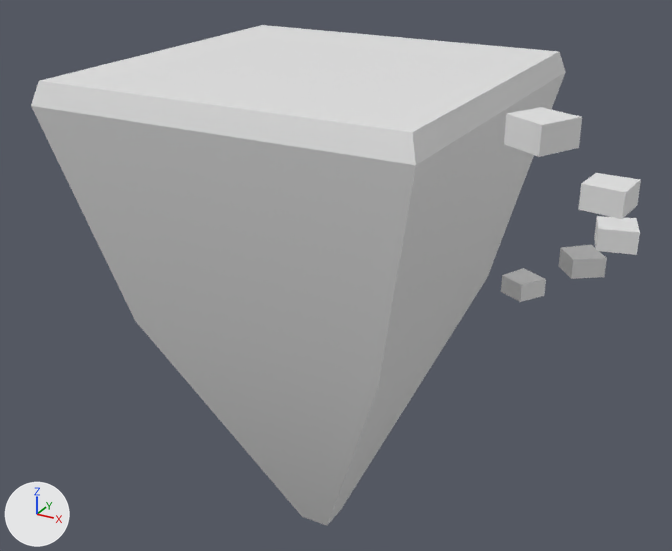
Two versions of the glTF model maps/dwellan_island/props/islands/island.glb, one commit apart.
Before and after are seen from a camera (50 mm lens) standing at (5.95, -10.35, 2.31) and looking at (0.41, -0.29, -2.72). The lights are fixed; the arrows at lower left show +X, +Y and +Z. The first picture is the older version. Objects named as collision shapes, trigger or cutter boxes, shadow casters or lower levels of detail are left out. Where no turn or scale is listed for an object, it has been applied to the vertices. Vertices at exactly the same position are counted once.

In view in the first picture: 'Island', 'Platform-convcol.001', 'Platform-convcol.002', 'Platform-convcol.003', 'Platform-convcol.004', 'Platform-convcol.005'.
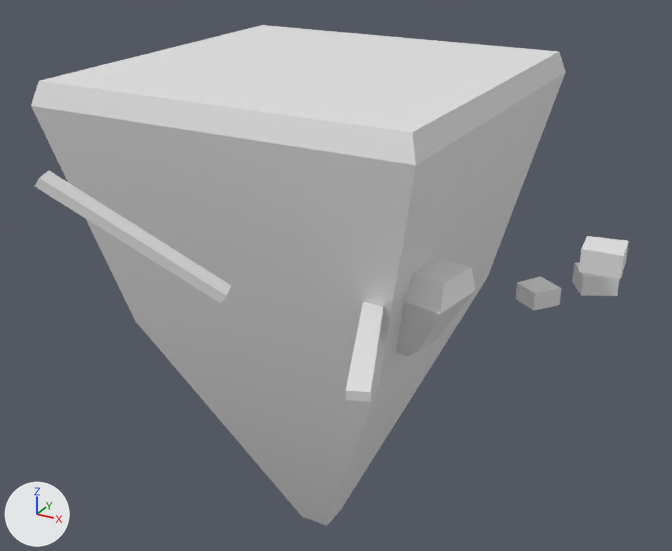
Boxes (x1, y1, x2, y2) around the edits, measured in the pictures (672 x 551 px):
'Platform-convcol.002', reshaped, moved, turned
    before: (578, 173, 641, 219)
    after: (397, 258, 475, 356)
'Timber-convcol', added
    after: (35, 171, 231, 303)
'Platform-convcol.001', deleted
    before: (504, 107, 582, 157)
'Platform-convcol.003', moved, turned
    before: (594, 216, 640, 255)
    after: (579, 236, 629, 279)
'Timber-convcol.001', added
    after: (346, 302, 383, 402)
'Platform-convcol.004', moved, turned
    before: (559, 245, 607, 279)
    after: (572, 263, 619, 296)
'Platform-convcol.005', moved, turned
    before: (501, 268, 546, 302)
    after: (516, 276, 562, 310)
part 1 of me_cube_009, deleted
    before: (578, 173, 641, 219)
part 2 of me_cube_009, added
    after: (397, 258, 475, 356)

Edits to the bpy script that builds the scene:
```text
Change me_cube_009:
    used by ob_platform_convcol_002; location = (-4.29, 0.0, 0.0); rotation_euler = (0.0, 0.0, -3.142), in degrees (0, 0, -180)
    remove me_cube_009.from_pydata(...)  # 8 vertices, 12 faces; spans x -8.44..-7.9, y 0.09..0.632, z -1.15..-0.85
    add me_cube_009.from_pydata(...)  # 16 vertices, 28 faces; spans x -0.439..0.475, y -0.418..0.459, z -0.984..0.15
    me_cube_009 part 1: the whole mesh is rebuilt
    me_cube_009 part 2
    16 vertices are added at x -0.439..0.475, y -0.418..0.459, z -0.984..0.15
    28 new faces join them
    add me_cube_009.materials.append(mat_mat_placeholder)  # white #e7e7e7
Add me_cube_005:
    me_cube_005.from_pydata([(0.28, -0.97, -0.05), (0.28, -0.97, 0.05), (-0.49, 0.88, -0.05), (-0.49, 0.88, 0.05), (0.49, -0.88, -0.05), (0.49, -0.88, 0.05), (-0.28, 0.97, -0.05), (-0.28, 0.97, 0.05)], [], [(0, 1, 3), (0, 3, 2), (2, 3, 7), (2, 7, 6), (6, 7, 5), (6, 5, 4), (4, 5, 1), (4, 1, 0), (2, 6, 4), (2, 4, 0), (7, 3, 1), (7, 1, 5)])
Add me_cube_003:
    me_cube_003.from_pydata([(-0.84, -0.23, 0.51), (-0.79, -0.21, 0.59), (0.7, 0.42, -0.59), (0.75, 0.44, -0.51), (-0.75, -0.44, 0.51), (-0.7, -0.42, 0.59), (0.79, 0.21, -0.59), (0.84, 0.23, -0.51)], [], [(0, 1, 3), (0, 3, 2), (2, 3, 7), (2, 7, 6), (6, 7, 5), (6, 5, 4), (4, 5, 1), (4, 1, 0), (2, 6, 4), (2, 4, 0), (7, 3, 1), (7, 1, 5)])
Remove ob_platform_convcol_001:
    ob_platform_convcol_001 = bpy.data.objects.new('Platform-convcol.001', me_cube_008)
    ob_platform_convcol_001.location = (-4.29, 0.0, 0.0)
Change ob_platform_convcol_002:
    ob_platform_convcol_002.location: (-4.29, 0.0, 0.0) -> (2.32, -1.4, -1.97)
    ob_platform_convcol_002.rotation_euler: (0.0, 0.0, -3.142) -> (0.0, 0.0, 2.68)  # degrees (0, 0, -180) -> degrees (0, 0, 154)
Change ob_platform_convcol_003:
    ob_platform_convcol_003.location: (-4.29, 0.0, 0.0) -> (-4.35, 0.78, -0.05)
    ob_platform_convcol_003.rotation_euler: (0.0, 0.0, -3.142) -> (0.0, 0.0, 2.96)  # degrees (0, 0, -180) -> degrees (0, 0, 170)
Change ob_platform_convcol_004:
    ob_platform_convcol_004.location: (-4.29, 0.0, 0.0) -> (-4.24, 0.62, -0.02)
    ob_platform_convcol_004.rotation_euler: (0.0, 0.0, -3.142) -> (0.0, 0.0, 2.997)  # degrees (0, 0, -180) -> degrees (0, 0, 172)
Change ob_platform_convcol_005:
    ob_platform_convcol_005.location: (-4.29, 0.0, 0.0) -> (-4.27, 0.41, 0.0)
    ob_platform_convcol_005.rotation_euler: (0.0, 0.0, -3.142) -> (0.0, 0.0, 3.045)  # degrees (0, 0, -180) -> degrees (0, 0, 174)
Add ob_timber_convcol_001:
    ob_timber_convcol_001 = bpy.data.objects.new('Timber-convcol.001', me_cube_005)
    ob_timber_convcol_001.location = (2.2, -2.89, -2.11)
Add ob_timber_convcol:
    ob_timber_convcol = bpy.data.objects.new('Timber-convcol', me_cube_003)
    ob_timber_convcol.location = (0.39, -4.13, -0.86)
```
